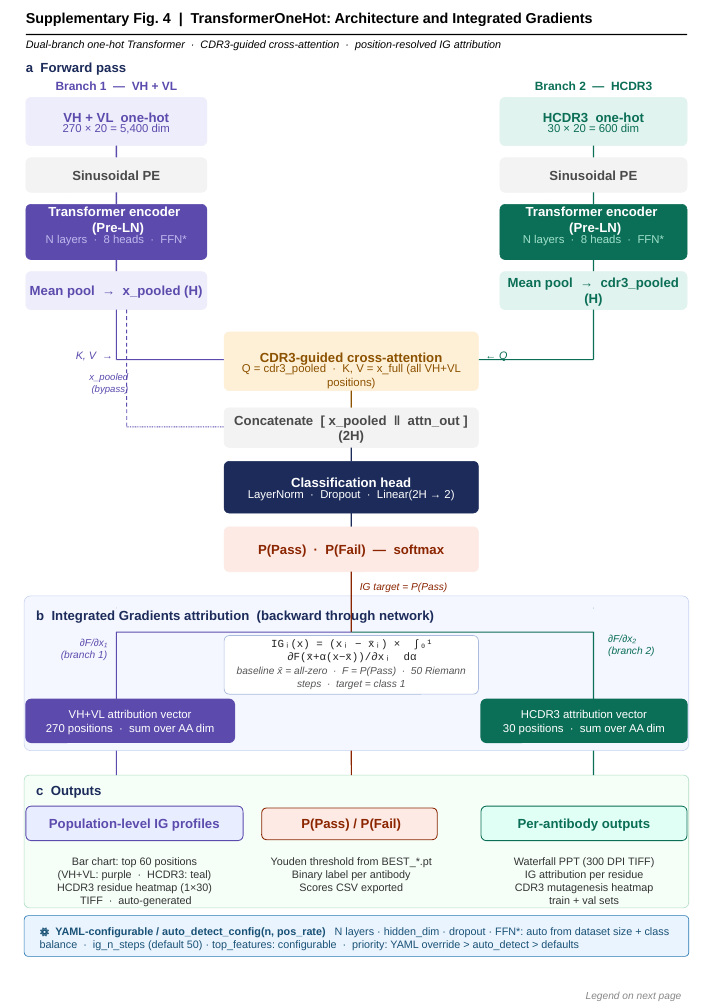
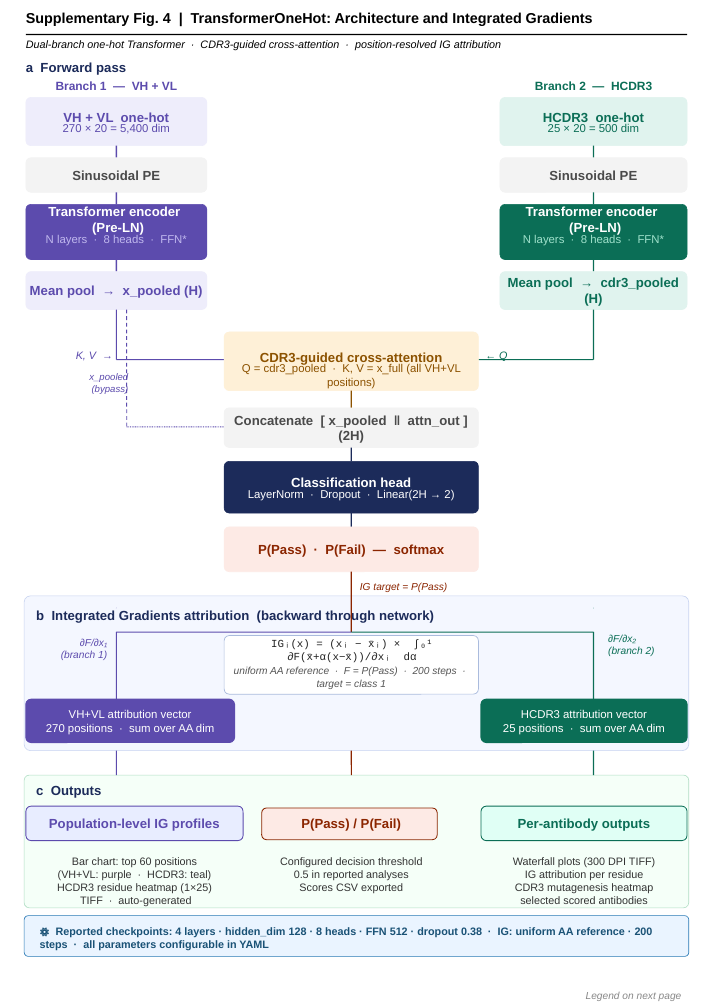
Before and after one commit to proteininnovation/IPIAbdev, a slide deck: slide 4 of paper/figures/source_editable/SupplFigs.pptx. Drawn at 713x1008 pixels with LibreOffice and Linux fonts; fonts in the diff are those of the drawing. Boxes give left, top, right and bottom in pixels: in the first picture for what was removed or moved away, otherwise in the second. Text is boxed around its words. In the diff, an @@ line names an element or a change of style, - is before the commit and + after.

```diff
--- a/paper/figures/source_editable/SupplFigs.pptx
+++ b/paper/figures/source_editable/SupplFigs.pptx
@@ text at (x1=548, y1=124, x2=639, y2=132): text changed @@
-30 × 20 = 600 dim
+25 × 20 = 500 dim
@@ text at (x1=234, y1=667, x2=456, y2=689): text changed @@
-baseline x̄ = all-zero · F = P(Pass) · 50 Riemann steps · target = class 1
+uniform AA reference · F = P(Pass) · 200 steps · target = class 1
@@ text at (x1=503, y1=723, x2=665, y2=735): text changed @@
-30 positions · sum over AA dim
+25 positions · sum over AA dim
@@ text at (x1=280, y1=857, x2=422, y2=880): text changed @@
-Youden threshold from BEST_*.pt
-Binary label per antibody
+Configured decision threshold
+0.5 in reported analyses
@@ text at (x1=513, y1=857, x2=655, y2=867): text changed @@
-Waterfall PPT (300 DPI TIFF)
+Waterfall plots (300 DPI TIFF)
@@ text at (x1=57, y1=883, x2=211, y2=893): text changed @@
-HCDR3 residue heatmap (1×30)
+HCDR3 residue heatmap (1×25)
@@ text at (x1=520, y1=896, x2=648, y2=904): text changed @@
-train + val sets
+selected scored antibodies
@@ text at (x1=40, y1=926, x2=653, y2=950): text changed; bold on @@
-⚙ YAML-configurable / auto_detect_config(n, pos_rate) N layers · hidden_dim · dropout · FFN*: auto from dataset size + class balance · ig_n_steps (default 50) · top_features: configurable · priority: YAML override > auto_detect > defaults
+⚙ Reported checkpoints: 4 layers · hidden_dim 128 · 8 heads · FFN 512 · dropout 0.38 · IG: uniform AA reference · 200 steps · all parameters configurable in YAML
```
Also in this commit, not shown: 1 other slide changed, 8 other files.
